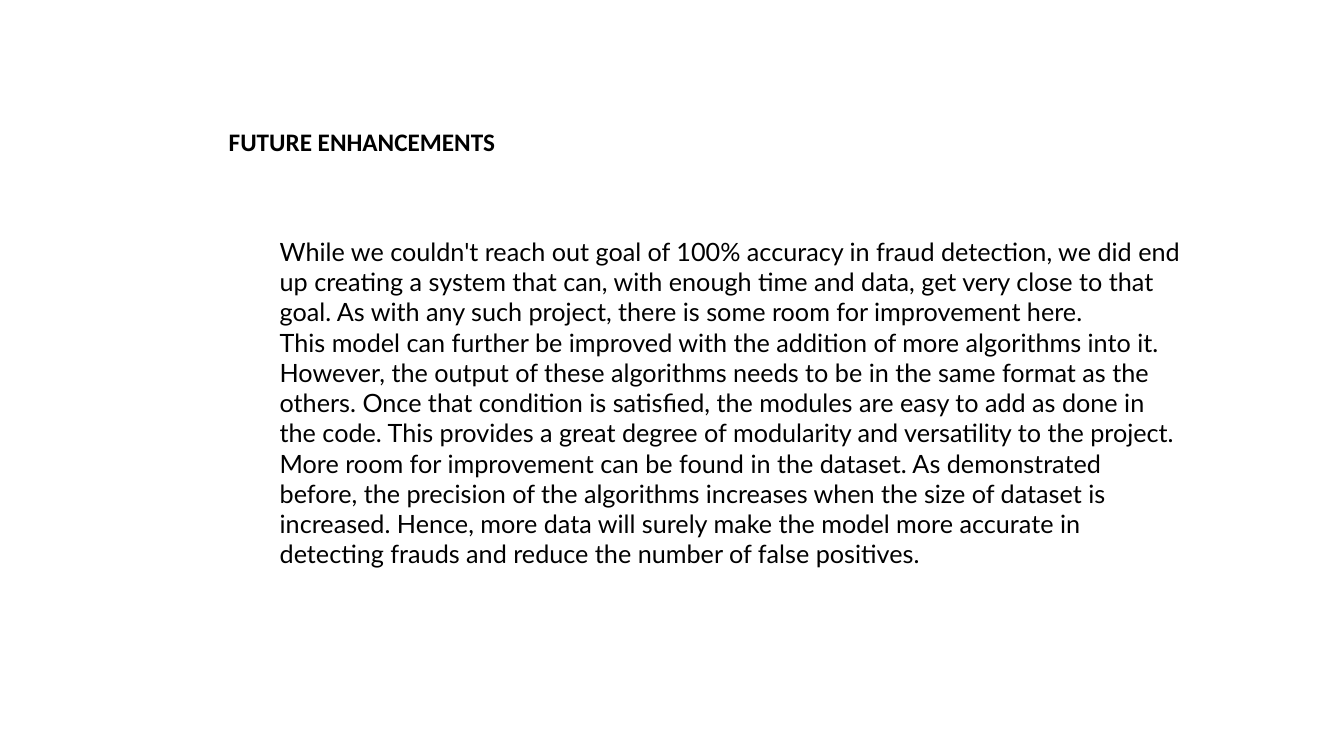
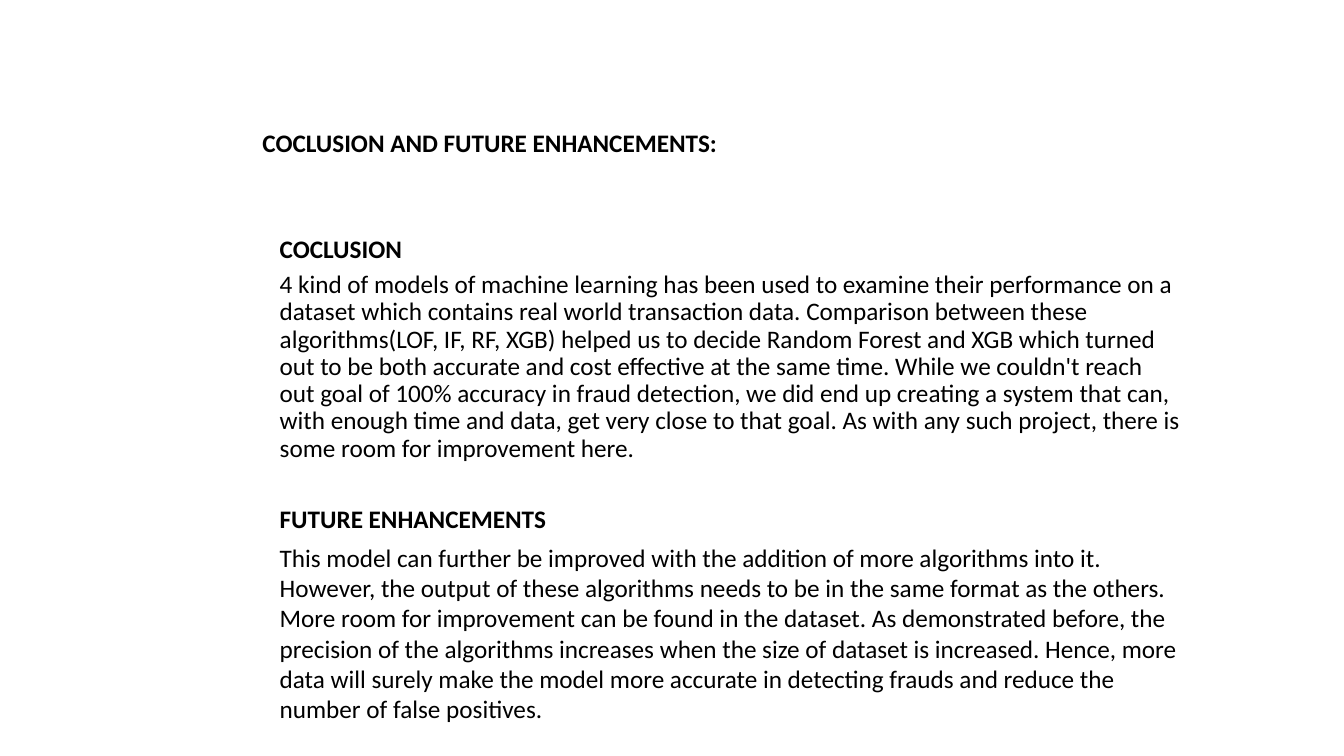
Before and after one commit to Nastaranra/Springboard_Project, a slide deck: slide 13 of Unit 20/Final_Presentation_Credit_card_Fraud_Detection.pptx (slide 16 before the commit). Drawn at 1344x756 pixels with LibreOffice and Linux fonts; fonts in the diff are those of the drawing. Boxes give left, top, right and bottom in pixels: in the first picture for what was removed or moved away, otherwise in the second. Text is boxed around its words. In the diff, an @@ line names an element or a change of style, - is before the commit and + after.

```diff
--- a/Unit 20/Final_Presentation_Credit_card_Fraud_Detection.pptx
+++ b/Unit 20/Final_Presentation_Credit_card_Fraud_Detection.pptx
@@ text at <box>262,135,717,153</box>: text changed @@
-FUTURE ENHANCEMENTS
+COCLUSION AND FUTURE ENHANCEMENTS:
@@ text at <box>280,241,1180,602</box>: text changed; font Lato to Calibri @@
-While we couldn't reach out goal of 100% accuracy in fraud detection, we did end up creating a system that can, with enough time and data, get very close to that goal. As with any such project, there is some room for improvement here.
-This model can further be improved with the addition of more algorithms into it. However, the output of these algorithms needs to be in the same format as the others. Once that condition is satisfied, the modules are easy to add as done in the code. This provides a great degree of modularity and versatility to the project.
+COCLUSION
+4 kind of models of machine learning has been used to examine their performance on a dataset which contains real world transaction data. Comparison between these algorithms(LOF, IF, RF, XGB) helped us to decide Random Forest and XGB which turned out to be both accurate and cost effective at the same time. While we couldn't reach out goal of 100% accuracy in fraud detection, we did end up creating a system that can, with enough time and data, get very close to that goal. As with any such project, there is some room for improvement here.
+FUTURE ENHANCEMENTS
+This model can further be improved with the addition of more algorithms into it. However, the output of these algorithms needs to be in the same format as the others.
@@ text at <box>280,609,1176,722</box>: font Lato to Calibri in "More room for improvement can be found ..." @@
```
Also in this commit, not shown: 7 other slides changed, 3 slides removed.
